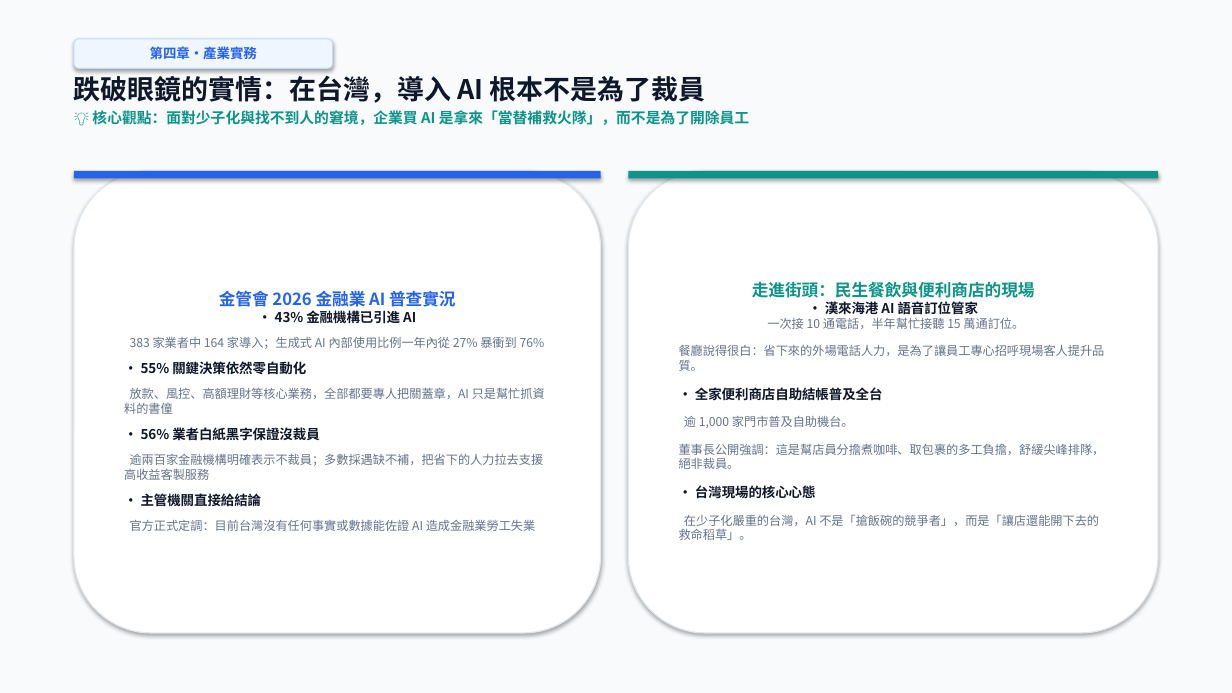
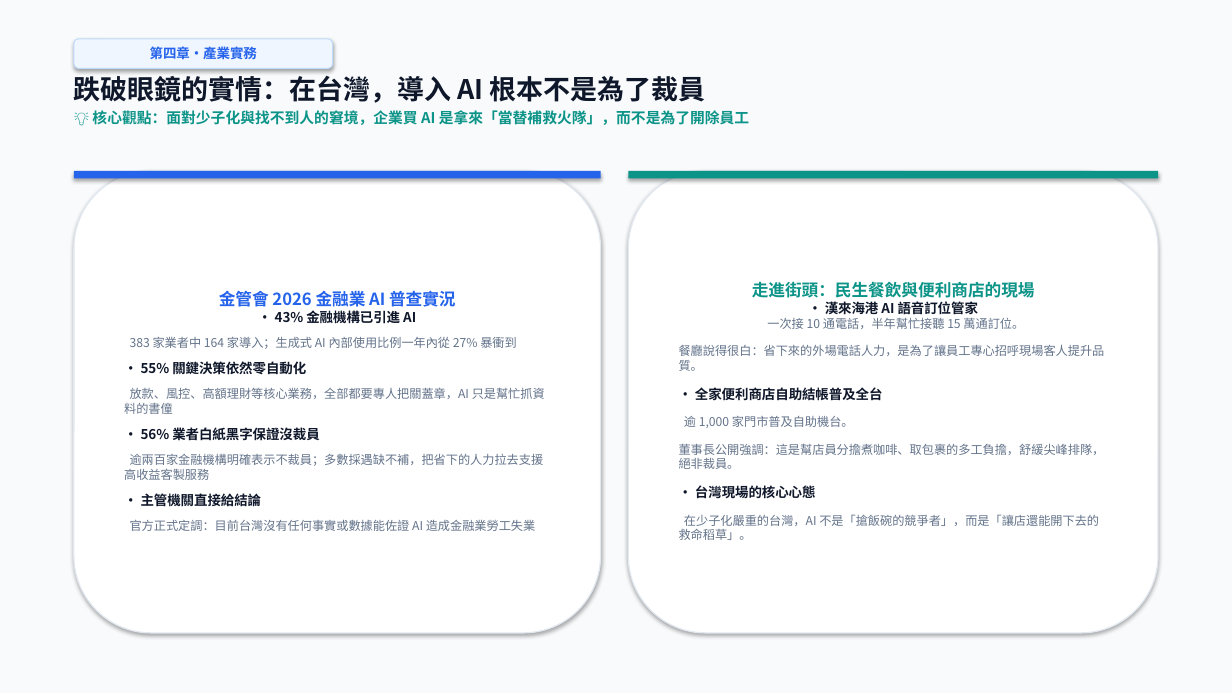
Before and after one commit to ZoeChengYu/2026F_information_and_life, a slide deck: slide 12 of 期中報告_ver.Gemini.1.0.1.pptx. Drawn at 1232x693 pixels with LibreOffice and Linux fonts; fonts in the diff are those of the drawing. Boxes give left, top, right and bottom in pixels: in the first picture for what was removed or moved away, otherwise in the second. Text is boxed around its words. In the diff, an @@ line names an element or a change of style, - is before the commit and + after.

```diff
--- a/期中報告_ver.Gemini.1.0.1.pptx
+++ b/期中報告_ver.Gemini.1.0.1.pptx
@@ text in rounded rectangle at bbox=[130, 310, 516, 349]: text changed @@
-• 43% 金融機構已引進 AI
-383 家業者中 164 家導入；生成式 AI 內部使用比例一年內從 27% 暴衝到 76%
+• 43% 金融機構已引進 AI
+383 家業者中 164 家導入；生成式 AI 內部使用比例一年內從 27% 暴衝到
```
Also in this commit, not shown: 6 other slides changed, 2 other files.
